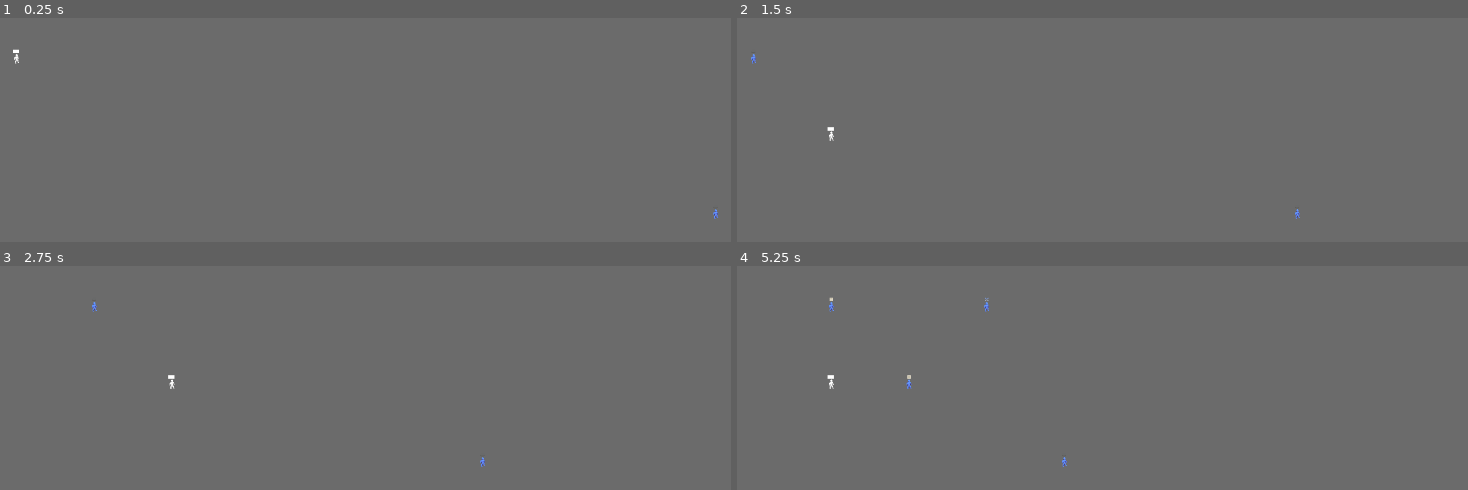
Above: before the commit, frames 1-4 (two rows, left to right).
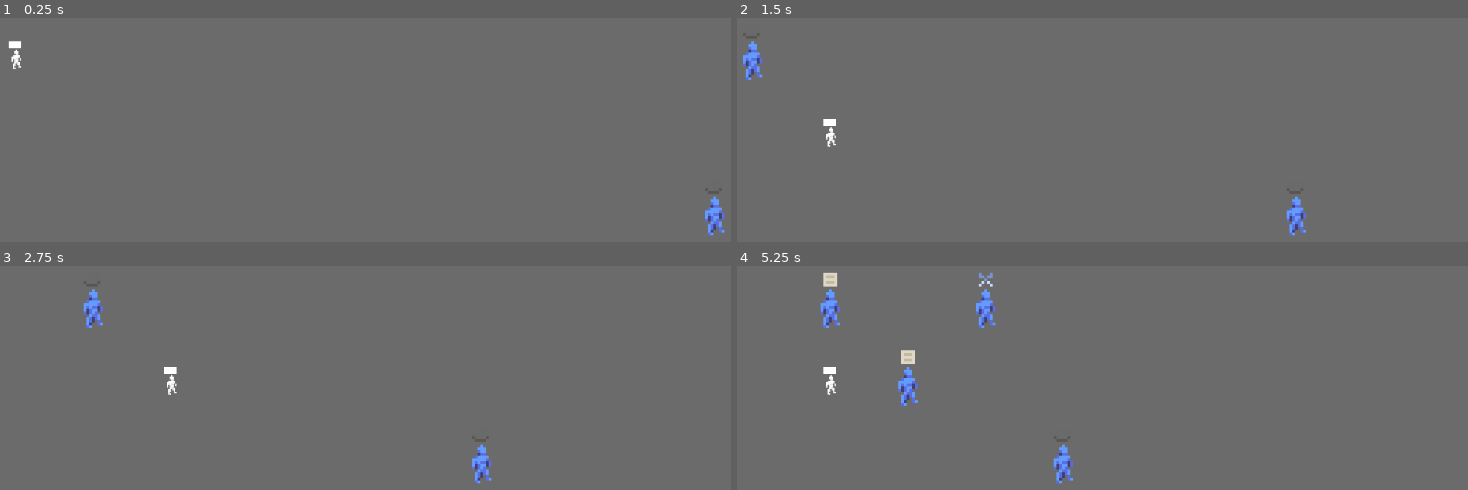
Above: after the commit, the same moments.

Repository: Jusbusy/game-off-2025
Game: Godot game, scene res://Scenes/game.tscn
The game is run twice, just before and just after one commit, with the same random seed, the same clock (stepped at 60 frames per second) and the same inputs.
Inputs:
- Up to frame 1 (0.25 s): no input
- Up to frame 2 (1.5 s): tap Enter (end_turn) at 0.5, 0.6 s; hold D (move_right) 0.53-1.28 s; tap Space (order_summon) at 1.25 s; hold S (move_down) from 1.28 s (still down); tap 2 (order_attack_paper) at 1.35 s
- Up to frame 3 (2.75 s): tap Enter (end_turn) at 2 s; release S (move_down) at 2.03 s; hold D (move_right) from 2.03 s (still down); tap 1 (order_attack_rock) at 2.1 s
- Up to frame 4 (5.25 s): tap Space (order_summon) at 2.75, 3.6, 4.25 s; release D (move_right) at 2.78 s; hold W (move_up) 2.78-3.53 s; tap 3 (order_attack_scissors) at 2.85 s; tap Enter (end_turn) at 3.5, 4.35 s; hold A (move_left) 3.53-5.03 s; hold S (move_down) from 5.03 s (still down); tap 2 (order_attack_paper) at 5.1 s

The runs differ from the first frame. In frame 1, 0.4% of the frame differs, in the area x 1-100%, y 10-98%; in frame 2, 0.7%; in frame 3, 0.7%; in frame 4, 1.6%, in the area x 11-46%, y 3-98%.

Commit message:
Updated scale of unit + player sprites
Increased scale of unit sprites and their attack icons from 1 to 4. Increased scale of player sprite from 1 to 2.

Diff:
--- a/Scenes/game.tscn
+++ b/Scenes/game.tscn
@@ -5,6 +5,7 @@
 [node name="Game" type="Node2D"]
 
 [node name="Player" parent="." instance=ExtResource("2_qxrlw")]
+z_index = 1
 position = Vector2(278, 350)
 
 [node name="CanvasLayer" type="CanvasLayer" parent="."]
--- a/player.tscn
+++ b/player.tscn
@@ -8,4 +8,5 @@
 
 [node name="Sprite2D" type="Sprite2D" parent="."]
 texture_filter = 1
+scale = Vector2(2, 2)
 texture = ExtResource("2_onrkg")
--- a/unit.tscn
+++ b/unit.tscn
@@ -8,8 +8,11 @@
 script = ExtResource("1_btf8p")
 
 [node name="MainSprite" type="Sprite2D" parent="."]
+texture_filter = 1
+scale = Vector2(4, 4)
 texture = ExtResource("2_davkp")
 
 [node name="AttackIcon" type="Sprite2D" parent="."]
 texture_filter = 1
+scale = Vector2(4, 4)
 texture = ExtResource("2_ctwoc")
